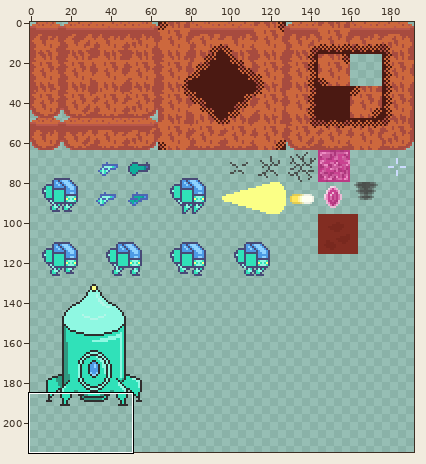
Edited in one commit: sprite sheet (assets/images/spritesheet.png). The picture above shows the old version from afar; the outline marks the close-up.
Close-up. Earlier state:
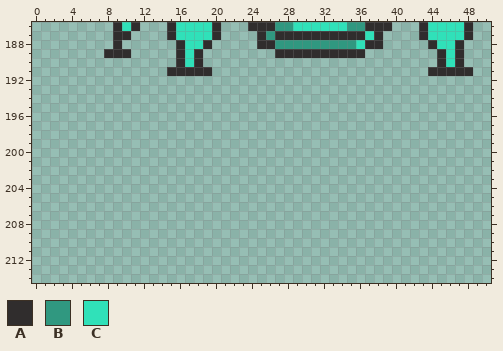
The file is 192x256 pixels. Shown: x 0..50, y 186..214. The wide view leaves out empty margins.
Palette (. is transparent): A #302d2d  B #309880  C #30e1b9
Pixels before, first column x 8:
186 .ACA...ACCCCA...AAABBCCCCCCBBAAA...ACCCCA
187 .AA....ACCCCA....ABAAAAAAAAAACA....ACCCCA
188 .A......ACCA.....AABBBBBBBBBCAA.....ACCA.
189 AAA.....ACA........AAAAAAAAAA........ACA.
190 ........ACA..........................ACA.
191 .......AAAAA........................AAAAA
After:
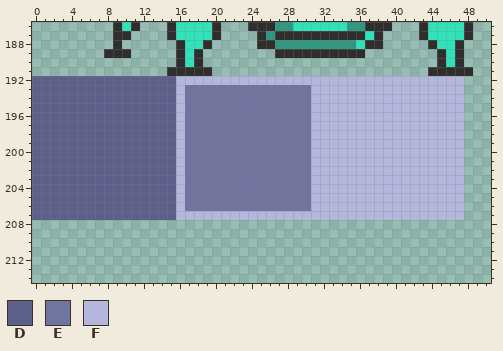
Colours new in this view: D #5b5f8a  E #70749f  F #b3b7dd
Difference:
y 192: x 0..47 ................................................ -> DDDDDDDDDDDDDDDDFFFFFFFFFFFFFFFFFFFFFFFFFFFFFFFF
y 193..206: x 0..47 ................................................ -> DDDDDDDDDDDDDDDDFEEEEEEEEEEEEEEFFFFFFFFFFFFFFFFF
y 207: x 0..47 ................................................ -> DDDDDDDDDDDDDDDDFFFFFFFFFFFFFFFFFFFFFFFFFFFFFFFF
Changed places in both close-ups, as pixel boxes (x1, y1, x2, y2):
added: (32, 76, 464, 220)
